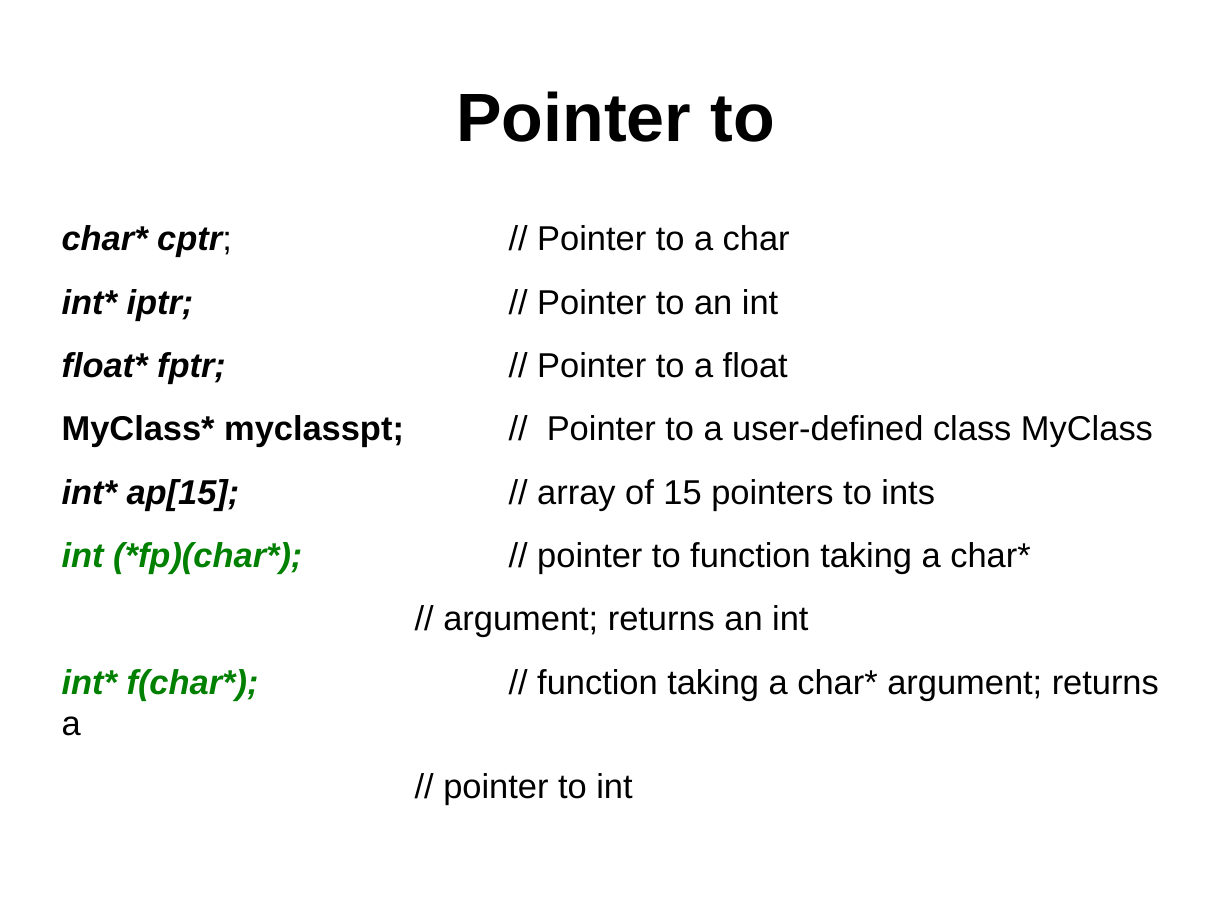
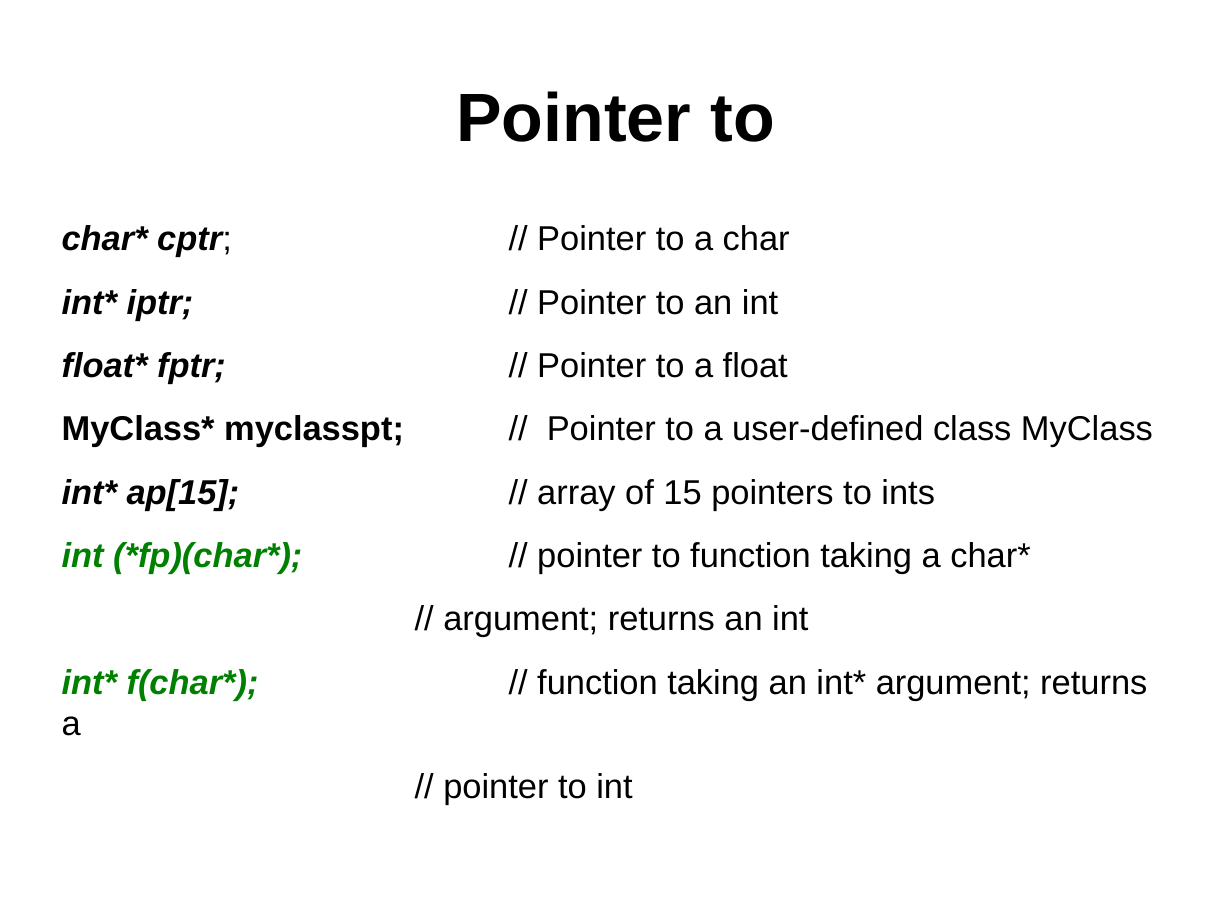
Before and after one commit to kks32/cpp-software-development, a slide deck: slide 3 of Ex6_Pointers_I/Ex6_Pointers-I.odp. Drawn at 1232x924 pixels with LibreOffice and Linux fonts; fonts in the diff are those of the drawing. Boxes give left, top, right and bottom in pixels: in the first picture for what was removed or moved away, otherwise in the second. Text is boxed around its words. In the diff, an @@ line names an element or a change of style, - is before the commit and + after.

Commit message:
Ex6 Pointers-Part I

```diff
--- a/Ex6_Pointers_I/Ex6_Pointers-I.odp
+++ b/Ex6_Pointers_I/Ex6_Pointers-I.odp
@@ text at (x1=62, y1=669, x2=1147, y2=700): text changed @@
-int* f(char*); // function taking a char* argument; returns a
+int* f(char*); // function taking an int* argument; returns a
```
Also in this commit, not shown: 3 other slides changed, 1 other file.
